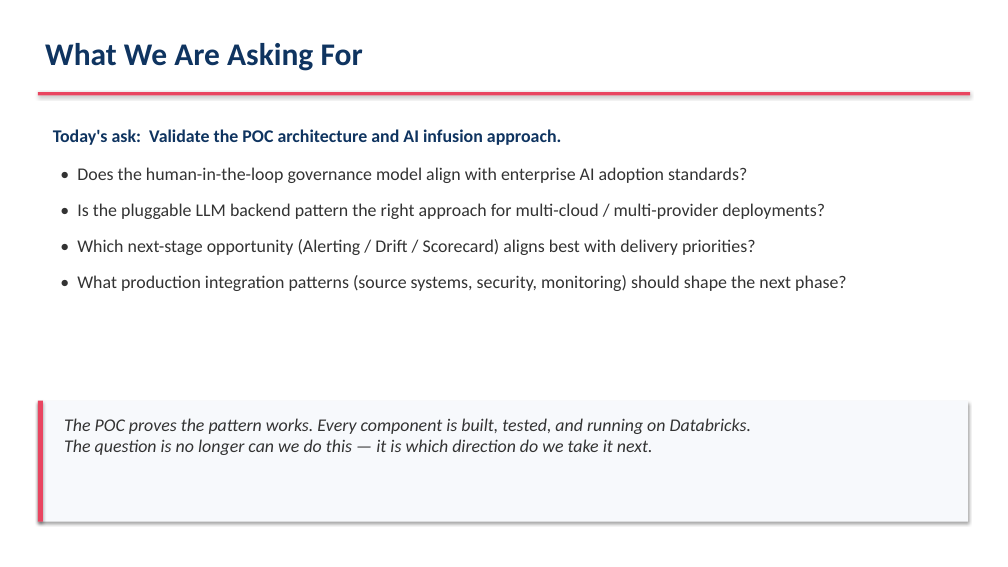
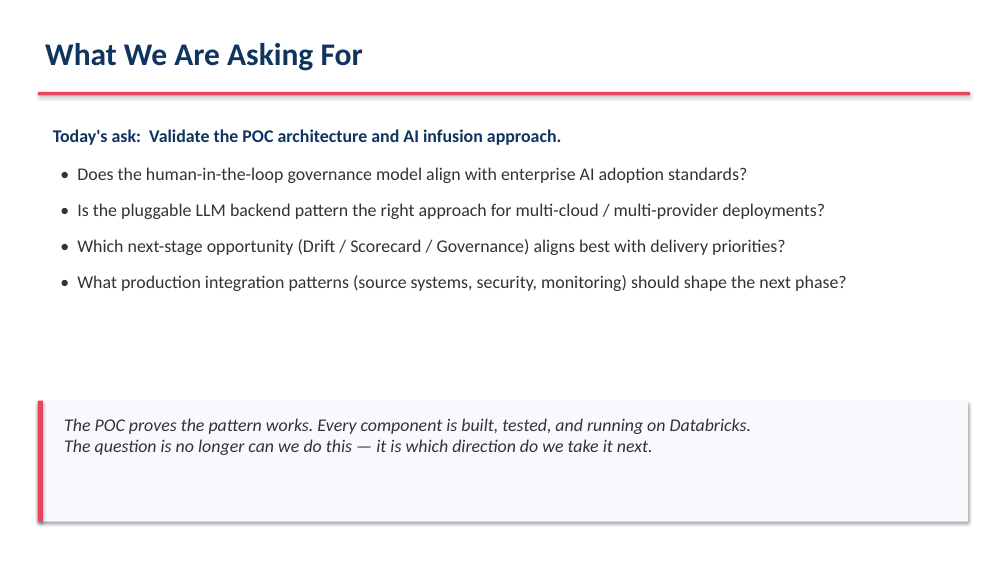
Before and after one commit to ameyadeshmukh-16/databricks-dqx-poc, a slide deck: slide 37 of AI_Infusion_Delivery_Assessment.pptx. Drawn at 1008x567 pixels with LibreOffice and Linux fonts; fonts in the diff are those of the drawing. Boxes give left, top, right and bottom in pixels: in the first picture for what was removed or moved away, otherwise in the second. Text is boxed around its words. In the diff, an @@ line names an element or a change of style, - is before the commit and + after.

```diff
--- a/AI_Infusion_Delivery_Assessment.pptx
+++ b/AI_Infusion_Delivery_Assessment.pptx
@@ text at bbox=[77, 239, 786, 255]: text changed @@
-• Which next-stage opportunity (Alerting / Drift / Scorecard) aligns best with delivery priorities?
+• Which next-stage opportunity (Drift / Scorecard / Governance) aligns best with delivery priorities?
```
Also in this commit, not shown: 12 other slides changed, 1 slide added, 1 slide removed, 1 other file.
